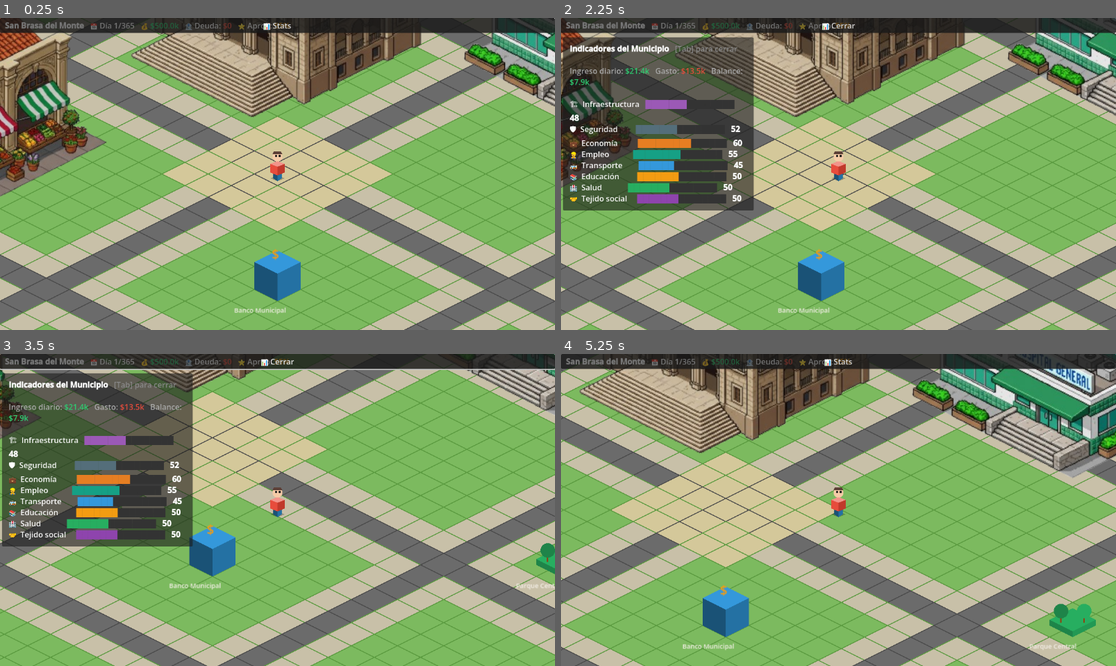
Above: before the commit, frames 1-4 (two rows, left to right).
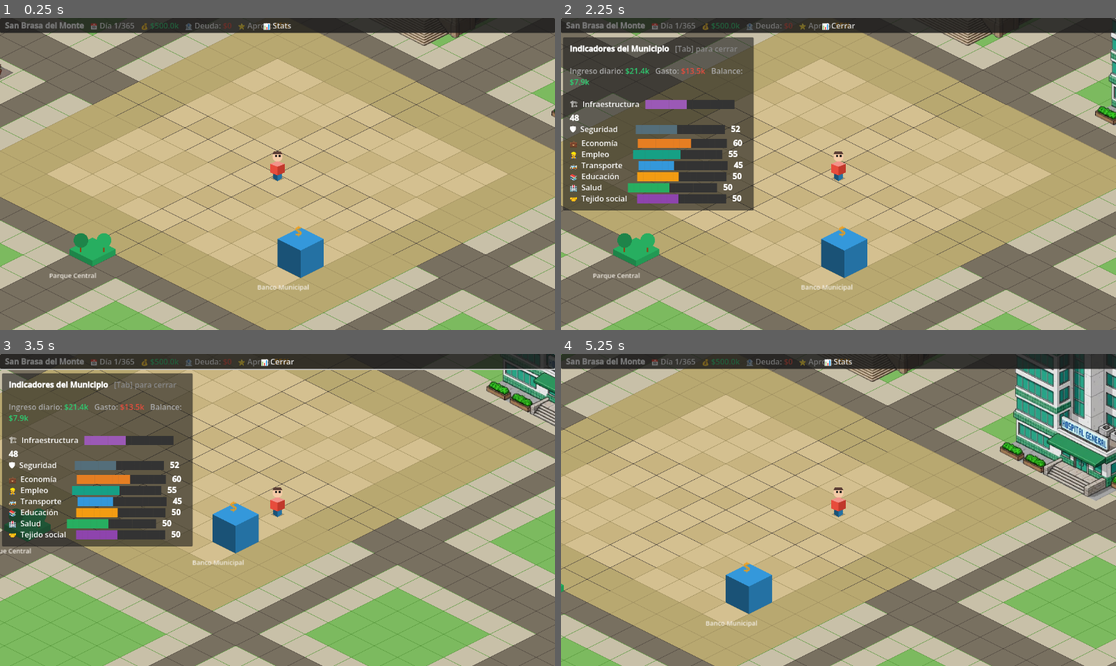
Above: after the commit, the same moments.

Repository: Edmex22/JUEGO-DEL-bajiO
Game: Godot game, scene res://main.tscn
The game is run twice, just before and just after one commit, with the same random seed, the same clock (stepped at 60 frames per second) and the same inputs. The engine's default icon, where the game draws it, is replaced by a stand-in: a white triangle on a blue panel in a dark square.
Inputs (mouse positions are in pixels of both pictures, inside the frame that each line leads up to):
- Up to frame 1 (0.25 s): no input
- Up to frame 2 (2.25 s): click "📊 Stats" at 0.5 s; click "📊 Cerrar" at 1.25 s; tap Enter (ui_accept) at 2 s; move the mouse to (960, 158) at 2.02 s; hold D (move_right) from 2.03 s (still down); tap E (interact) at 2.1 s; click (960, 158) at 2.17 s
- Up to frame 3 (3.5 s): tap Enter (ui_accept) at 2.27, 3.02 s; move the mouse to (166, 525) at 2.77 s; release D (move_right) at 2.78 s; hold S (move_down) from 2.78 s (still down); tap Tab at 2.85 s
- Up to frame 4 (5.25 s): move the mouse to (894, 441) at 3.52 s; release S (move_down) at 3.53 s; hold D (move_right) 3.53-4.28 s; tap E (interact) at 3.6, 5.1 s; move the mouse to (810, 572) at 4.27 s; hold W (move_up) 4.28-5.03 s; tap Tab at 4.35 s; click (810, 572) at 4.42 s; tap Enter (ui_accept) at 4.52 s; move the mouse to (1005, 556) at 5.02 s; hold A (move_left) from 5.03 s (still down)

The runs differ from the first frame. In frame 1, 77% of the frame differs, in the area x 0-100%, y 0-100%; in frame 2, 69%; in frame 3, 66%; in frame 4, 78%.

Commit message:
feat: ciudad irregular — plaza enorme, manzanas disparejas, edificios a escala 0.6
- mapa.gd: 44x44, calles en posiciones irregulares (no simétricas)
- Plaza central 14x14 tiles con patrón de baldosas, borde de cantera
- Calles dobles (2 tiles) dan sensación de avenidas más anchas
- Banquetas adyacentes a calles
- Edificios con escala_sprite=0.6, reposicionados al centro de su manzana
- Jugador spawnea en la plaza central

Co-Authored-By: Claude Opus 4.8 <noreply@anthropic.com>
Claude-Session: https://claude.ai/code/session_013ABLjw4tJ4gWc96d8ikdtv

Diff:
--- a/main.tscn
+++ b/main.tscn
@@ -32,7 +32,7 @@
 script = ExtResource("5_eventos")
 
 [node name="Player" type="CharacterBody2D" parent="." groups=["player"]]
-position = Vector2(0, 608)
+position = Vector2(0, 688)
 script = ExtResource("1_ig7tw")
 
 [node name="PlayerSprite" type="Node2D" parent="Player"]
@@ -46,12 +46,13 @@
 script = ExtResource("12_camara")
 
 [node name="PresidenciaMunicipal" type="Node2D" parent="."]
-position = Vector2(0, 448)
+position = Vector2(224, 432)
 script = ExtResource("3_h2yge")
 tipo = 0
 nombre_edificio = "Presidencia Municipal"
 sprite_dia = ExtResource("11_pres")
 escena_interior = "res://scenes/presidencia/recepcion.tscn"
+escala_sprite = Vector2(0.6, 0.6)
 
 [node name="InteractionArea" type="Area2D" parent="PresidenciaMunicipal"]
 
@@ -59,11 +60,12 @@
 shape = SubResource("Shape_interact")
 
 [node name="MercadoMunicipal" type="Node2D" parent="."]
-position = Vector2(-480, 608)
+position = Vector2(-512, 544)
 script = ExtResource("3_h2yge")
 tipo = 1
 nombre_edificio = "Mercado Municipal"
 sprite_dia = ExtResource("13_merc")
+escala_sprite = Vector2(0.6, 0.6)
 
 [node name="InteractionArea" type="Area2D" parent="MercadoMunicipal"]
 
@@ -71,7 +73,7 @@
 shape = SubResource("Shape_interact")
 
 [node name="ParqueCentral" type="Node2D" parent="."]
-position = Vector2(480, 768)
+position = Vector2(-256, 800)
 script = ExtResource("3_h2yge")
 tipo = 2
 nombre_edificio = "Parque Central"
@@ -82,7 +84,7 @@
 shape = SubResource("Shape_interact")
 
 [node name="OficinasSAT" type="Node2D" parent="."]
-position = Vector2(-480, 288)
+position = Vector2(-32, 304)
 script = ExtResource("3_h2yge")
 tipo = 3
 nombre_edificio = "Oficinas del SAT"
@@ -93,11 +95,12 @@
 shape = SubResource("Shape_interact")
 
 [node name="Hospital" type="Node2D" parent="."]
-position = Vector2(480, 448)
+position = Vector2(512, 576)
 script = ExtResource("3_h2yge")
 tipo = 4
 nombre_edificio = "Hospital General"
 sprite_dia = ExtResource("14_hosp")
+escala_sprite = Vector2(0.6, 0.6)
 
 [node name="InteractionArea" type="Area2D" parent="Hospital"]
 
@@ -105,7 +108,7 @@
 shape = SubResource("Shape_interact")
 
 [node name="Banco" type="Node2D" parent="."]
-position = Vector2(0, 768)
+position = Vector2(32, 816)
 script = ExtResource("3_h2yge")
 tipo = 5
 nombre_edificio = "Banco Municipal"
--- a/scripts/GameState.gd
+++ b/scripts/GameState.gd
@@ -3,7 +3,7 @@
 signal dia_avanzado(dia: int)
 
 # Posición donde el jugador debe aparecer al regresar del interior
-var posicion_jugador_exterior: Vector2 = Vector2(0, 608)
+var posicion_jugador_exterior: Vector2 = Vector2(0, 688)
 
 var municipio_nombre: String = "San Brasa del Monte"
 var dia_actual: int = 1
--- a/scripts/mapa.gd
+++ b/scripts/mapa.gd
@@ -1,18 +1,30 @@
 extends Node2D
 
-const COLS:  int = 40
-const FILAS: int = 40
+const COLS:  int = 44
+const FILAS: int = 44
 
-const COLOR_PASTO   := Color("#7CBA5F")
-const COLOR_BORDE   := Color("#5A9A3F")
-const COLOR_CAMINO  := Color("#6B6B6B")
-const COLOR_BORDE_C := Color("#4A4A4A")
+const COLOR_PASTO    := Color("#7CBA5F")
+const COLOR_BORDE    := Color("#5A9A3F")
+const COLOR_CAMINO   := Color("#787060")
+const COLOR_BORDE_C  := Color("#504840")
 const COLOR_BANQUETA := Color("#C8C0A8")
-const COLOR_PLAZA   := Color("#D4C89A")
+const COLOR_PLAZA    := Color("#D4C090")
+const COLOR_PLAZA2   := Color("#C8B480")
+const COLOR_TIERRA   := Color("#9C7A50")
 
-# Calles principales: columna 19 (vertical) y fila 19 (horizontal)
-# Calles secundarias: col 9, col 29, fila 9, fila 29
-# Plaza central: cols 17-21, filas 17-21
+# ── Layout de calles (irregulares, como ciudad real) ──────────────────────────
+# Calles verticales (columnas): anchos irregulares entre manzanas
+const CALLES_COL := [5, 6, 13, 21, 22, 30, 37, 38]
+# Calles horizontales (filas)
+const CALLES_FILA := [5, 6, 14, 21, 22, 29, 37, 38]
+
+# Plaza central: gran espacio cívico
+# Rectángulo de cols 15–29, filas 15–28 en coordenadas de grid
+const PLAZA_C0 := 15
+const PLAZA_C1 := 28
+const PLAZA_F0 := 15
+const PLAZA_F1 := 28
+
 
 func _draw() -> void:
 	for fila in range(FILAS):
@@ -24,35 +36,51 @@
 
 
 func _color_tile(col: int, fila: int) -> Color:
-	# Plaza central
-	if col >= 17 and col <= 21 and fila >= 17 and fila <= 21:
+	# ── Plaza central ─────────────────────────────────────────────────────────
+	if col >= PLAZA_C0 and col <= PLAZA_C1 and fila >= PLAZA_F0 and fila <= PLAZA_F1:
+		# Patrón de baldosas dentro de la plaza
+		var dentro_x := col - PLAZA_C0
+		var dentro_y := fila - PLAZA_F0
+		# Borde de la plaza (3 tiles de ancho)
+		if dentro_x < 2 or dentro_x > (PLAZA_C1 - PLAZA_C0 - 2) \
+		or dentro_y < 2 or dentro_y > (PLAZA_F1 - PLAZA_F0 - 2):
+			return Color("#B8A870")   # borde de cantera oscura
+		# Centro de la plaza: patrón de cuadrícula
+		if (dentro_x + dentro_y) % 3 == 0:
+			return COLOR_PLAZA2
 		return COLOR_PLAZA
-	# Calles principales
-	if col == 19 or fila == 19:
+
+	# ── Calles ───────────────────────────────────────────────────────────────
+	if col in CALLES_COL or fila in CALLES_FILA:
 		return COLOR_CAMINO
-	# Calles secundarias
-	if col == 9 or col == 29 or fila == 9 or fila == 29:
-		return COLOR_CAMINO
-	# Banquetas (adyacentes a calles principales)
-	if col == 18 or col == 20 or fila == 18 or fila == 20:
-		return COLOR_BANQUETA
-	if col == 8 or col == 10 or col == 28 or col == 30:
-		return COLOR_BANQUETA
-	if fila == 8 or fila == 10 or fila == 28 or fila == 30:
-		return COLOR_BANQUETA
+
+	# ── Banquetas (tiles adyacentes a calles) ─────────────────────────────────
+	for c in CALLES_COL:
+		if abs(col - c) == 1:
+			return COLOR_BANQUETA
+	for f in CALLES_FILA:
+		if abs(fila - f) == 1:
+			return COLOR_BANQUETA
+
+	# ── Tierra / lotes vacíos en esquinas ────────────────────────────────────
+	if (col < 4 and fila < 4) or (col > 39 and fila > 39):
+		return COLOR_TIERRA
+
 	return COLOR_PASTO
 
 
 func _borde_tile(col: int, fila: int) -> Color:
-	if col == 19 or fila == 19 or col == 9 or col == 29 or fila == 9 or fila == 29:
+	if col in CALLES_COL or fila in CALLES_FILA:
 		return COLOR_BORDE_C
+	if col >= PLAZA_C0 and col <= PLAZA_C1 and fila >= PLAZA_F0 and fila <= PLAZA_F1:
+		return Color("#A09060")
 	return COLOR_BORDE
 
 
 func _dibujar_tile(centro: Vector2, relleno: Color, borde: Color) -> void:
 	var verts := GridIso.vertices_rombo(centro)
 	draw_colored_polygon(verts, relleno)
-	draw_line(verts[0], verts[1], borde, 1.0)
-	draw_line(verts[1], verts[2], borde, 1.0)
-	draw_line(verts[2], verts[3], borde, 1.0)
-	draw_line(verts[3], verts[0], borde, 1.0)
+	draw_line(verts[0], verts[1], borde, 0.8)
+	draw_line(verts[1], verts[2], borde, 0.8)
+	draw_line(verts[2], verts[3], borde, 0.8)
+	draw_line(verts[3], verts[0], borde, 0.8)
